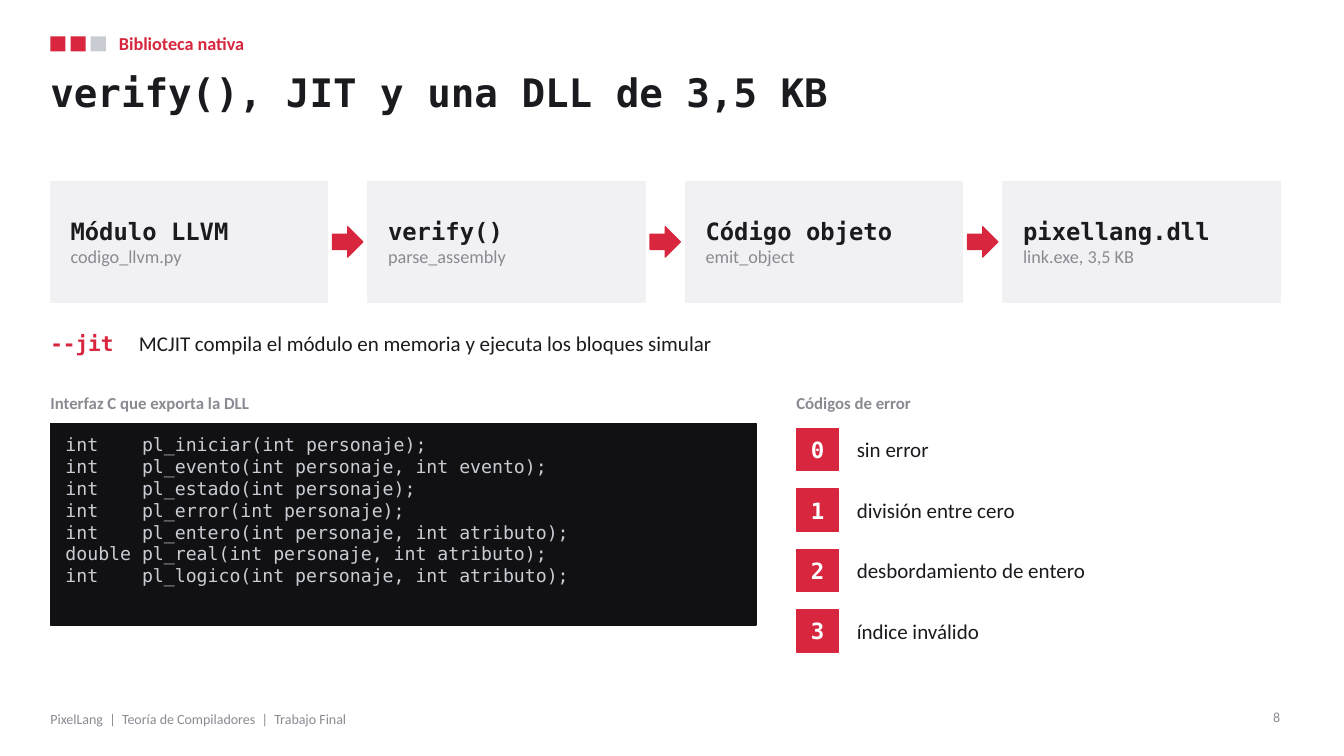
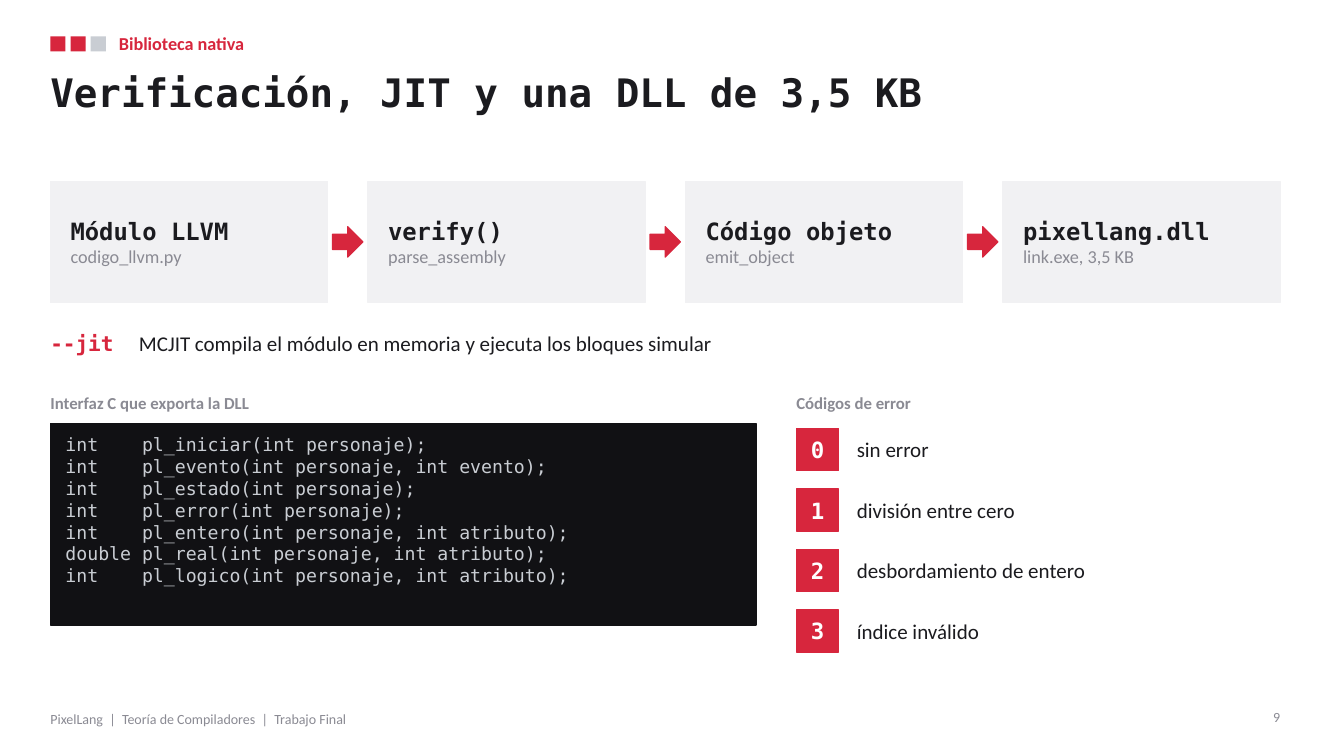
Before and after one commit to DavidRamPari/pixellang, a slide deck: slide 9 of docs/PixelLang_TrabajoFinal_Presentacion.pptx (slide 8 before the commit). Drawn at 1344x756 pixels with LibreOffice and Linux fonts; fonts in the diff are those of the drawing. Boxes give left, top, right and bottom in pixels: in the first picture for what was removed or moved away, otherwise in the second. Text is boxed around its words. In the diff, an @@ line names an element or a change of style, - is before the commit and + after.

```diff
--- a/docs/PixelLang_TrabajoFinal_Presentacion.pptx
+++ b/docs/PixelLang_TrabajoFinal_Presentacion.pptx
@@ title at [50,75,922,115]: text changed @@
-verify(), JIT y una DLL de 3,5 KB
+Verificación, JIT y una DLL de 3,5 KB
@@ page number at [1273,713,1280,722]: text changed @@
-8
+9
```
Also in this commit, not shown: 6 other slides changed, 2 slides added, 4 other files.
